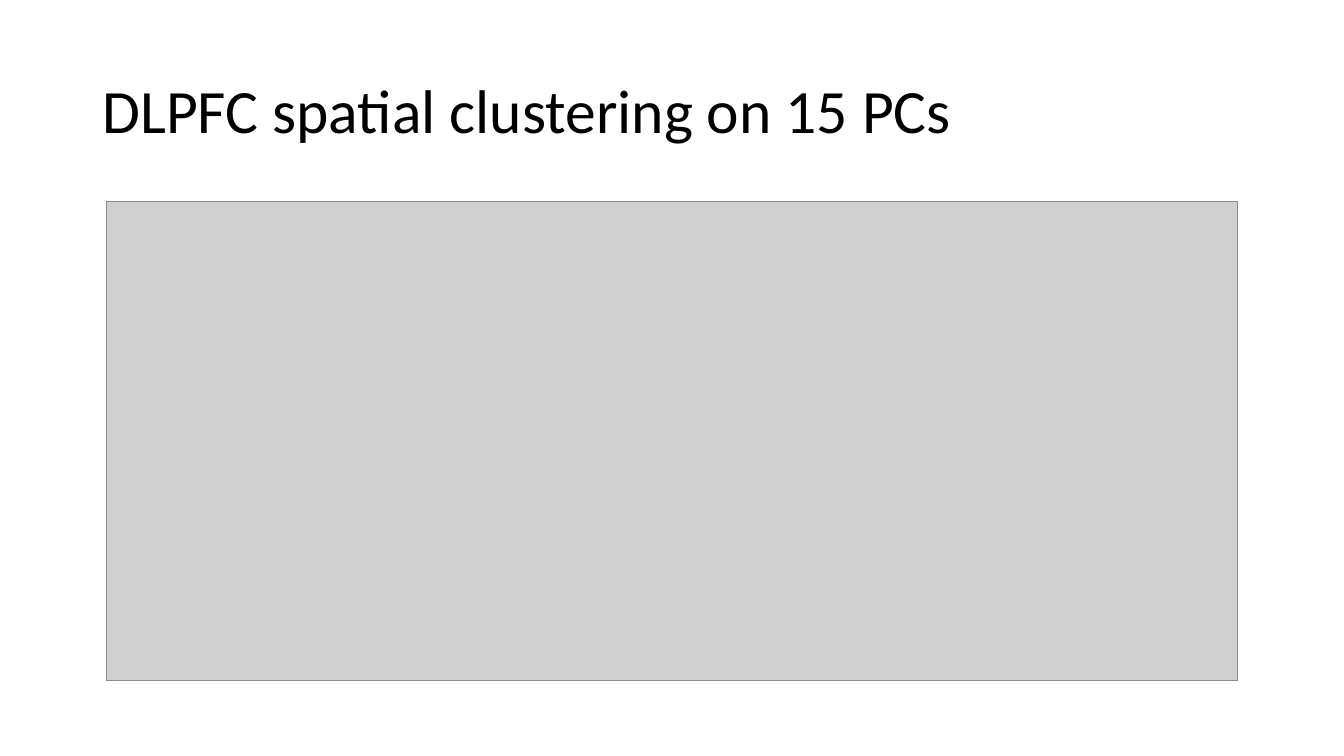
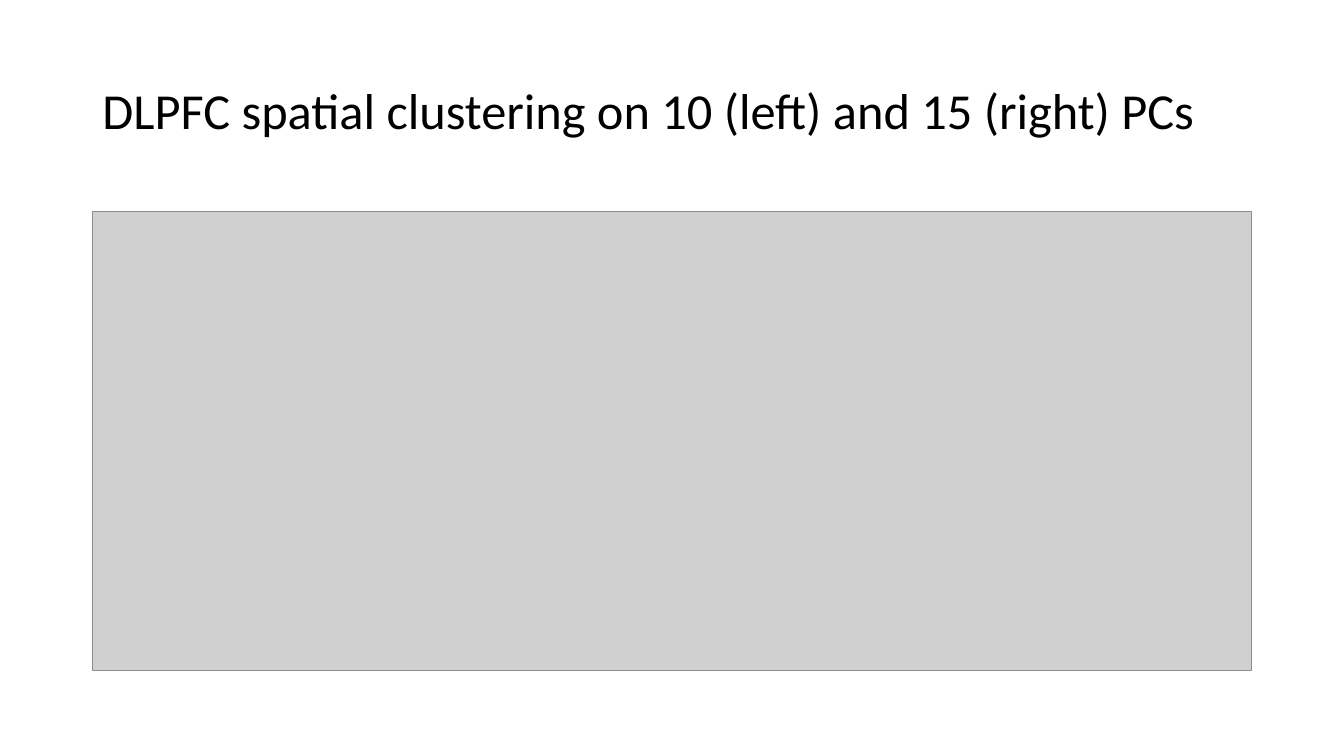
Before and after one commit to edward130603/BayesSpace, a slide deck: slide 2 of output/slides/slides_6-6.pptx (slide 4 before the commit). Drawn at 1344x756 pixels with LibreOffice and Linux fonts; fonts in the diff are those of the drawing; grey boxes stand for pictures. Boxes give left, top, right and bottom in pixels: in the first picture for what was removed or moved away, otherwise in the second. Text is boxed around its words. In the diff, an @@ line names an element or a change of style, - is before the commit and + after.

```diff
--- a/output/slides/slides_6-6.pptx
+++ b/output/slides/slides_6-6.pptx
@@ title at <box>102,92,1194,138</box>: text changed; size 44 to 36 pt @@
-DLPFC spatial clustering on 15 PCs
+DLPFC spatial clustering on 10 (left) and 15 (right) PCs
@@ picture: place and size @@
-picture at <box>106,202,1238,682</box>
+picture at <box>93,212,1252,671</box>
```
Also in this commit, not shown: 4 slides added, 2 slides removed, 4 other files.
